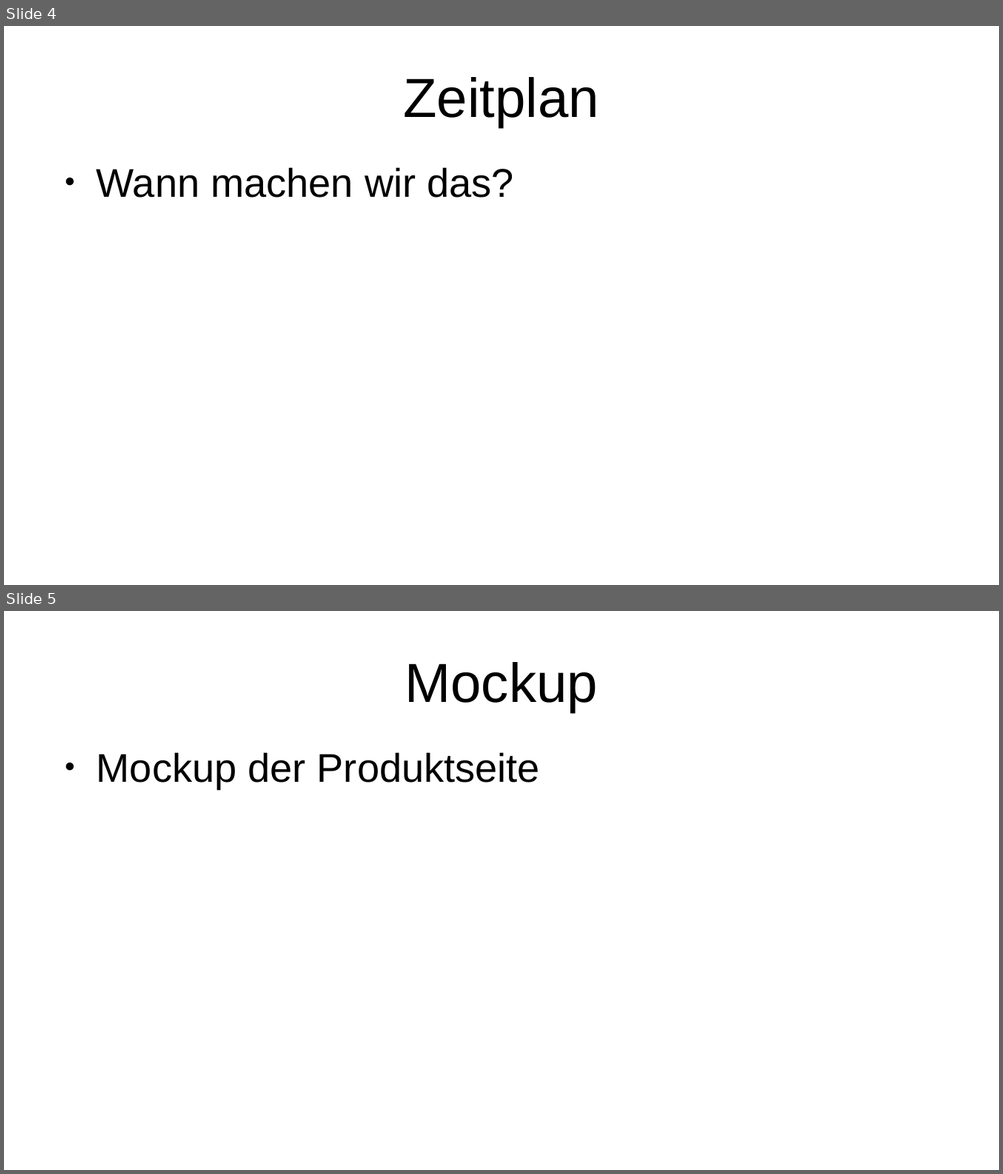
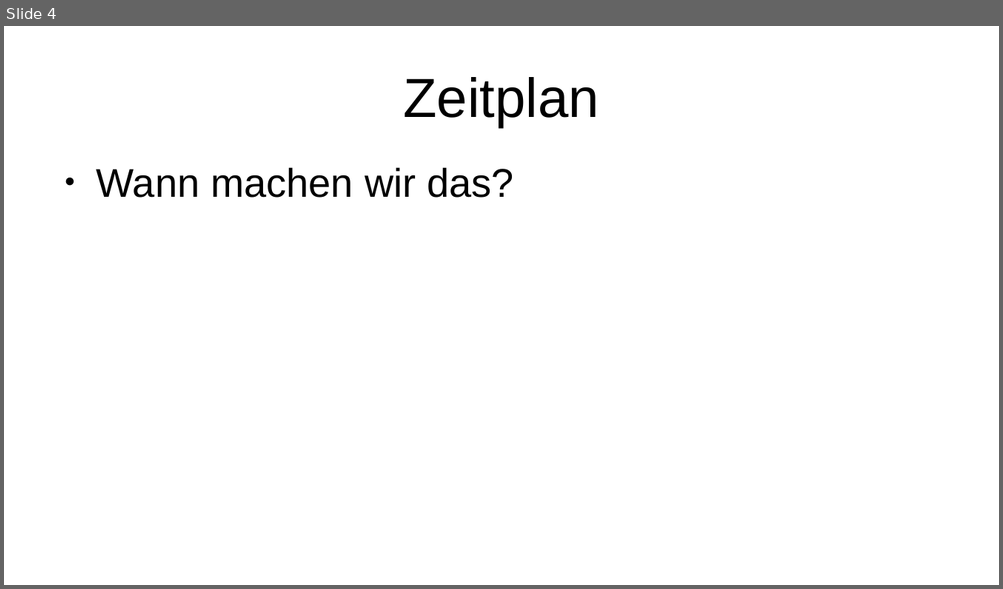
Before and after one commit to ts311/WebAnw2, a slide deck: Presentation/Buissinesplan.odp. Shown one above the other, each under a label of ours: slides 4 and 5 before the commit, slide 4 after it. The pictures are 1003x1174 and 1003x589 pixels, drawn with LibreOffice and Linux fonts; fonts in the diff are those of the drawing. Boxes give left, top, right and bottom in pixels: in the first picture for what was removed or moved away, otherwise in the second. Text is boxed around its words. In the diff, an @@ line names an element or a change of style, - is before the commit and + after.

```diff
--- a/Presentation/Buissinesplan.odp
+++ b/Presentation/Buissinesplan.odp
@@ slide 5 removed at (4,611,999,1170), background #FFFFFF @@
@@ title removed at (404,662,597,712) @@
-Mockup
@@ text removed at (96,752,540,789) @@
-● Mockup der Produktseite
```
Also in this commit, not shown: 1 slide added.
